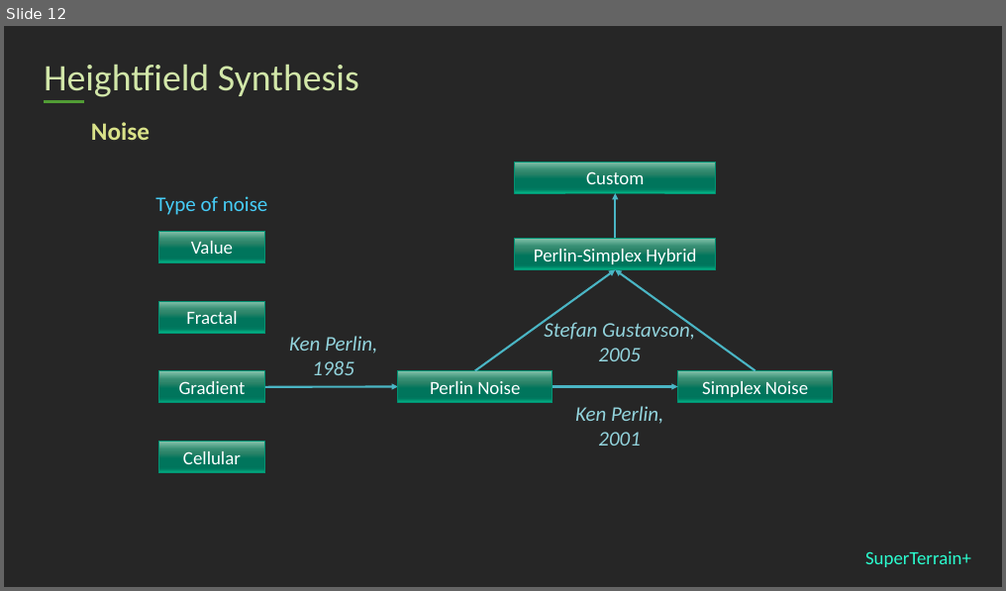
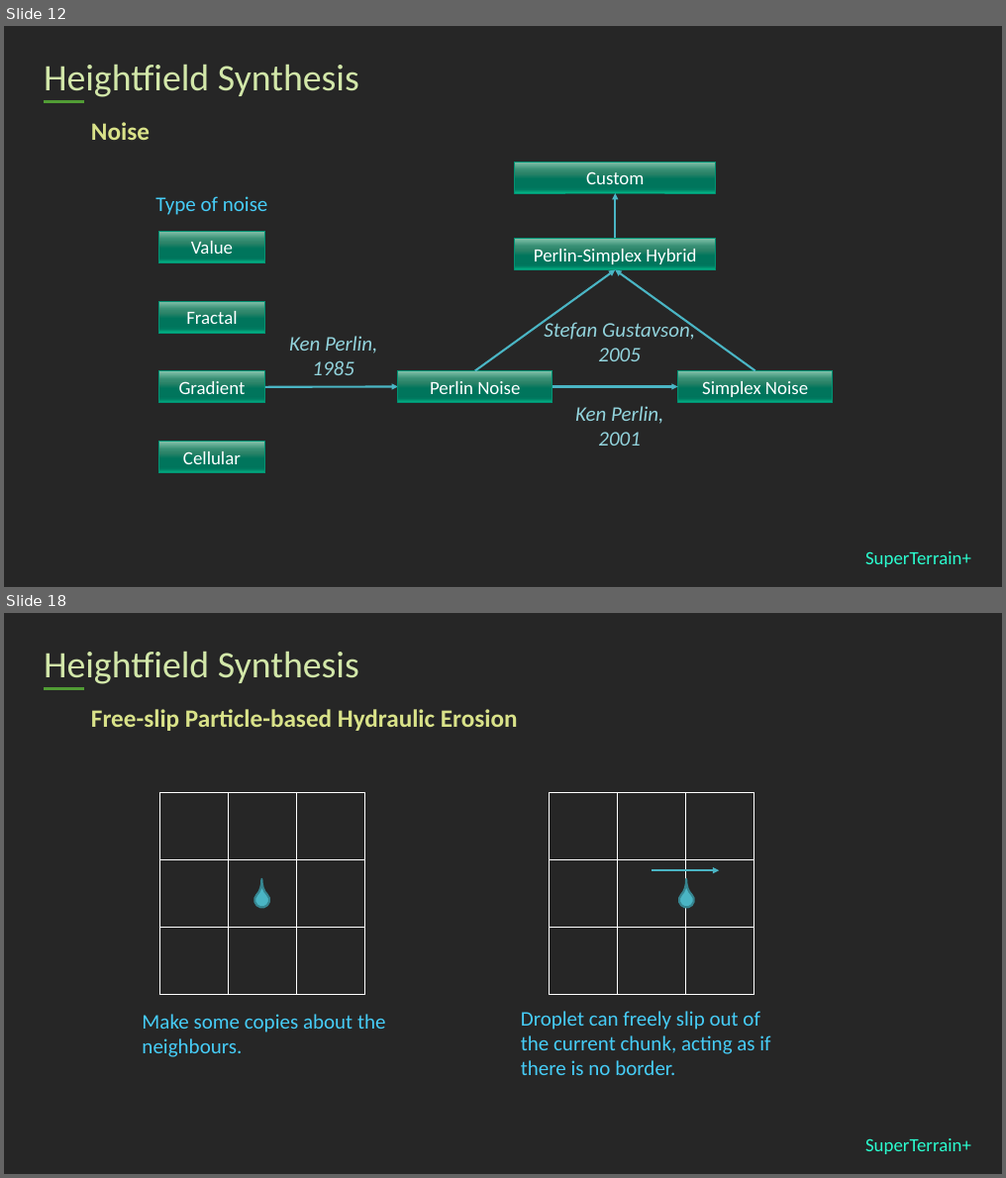
Before and after one commit to stephen-hqxu/superterrainplus, a slide deck: Report/Presentation/stephen-presentation.pptx. Shown one above the other, each under a label of ours: slide 12 before the commit, slides 12 and 18 after it; the slides between them are not shown. The pictures are 1006x591 and 1006x1178 pixels, drawn with LibreOffice and Linux fonts; fonts in the diff are those of the drawing. Boxes give left, top, right and bottom in pixels: in the first picture for what was removed or moved away, otherwise in the second. Text is boxed around its words. In the diff, an @@ line names an element or a change of style, - is before the commit and + after.

```diff
--- a/Report/Presentation/stephen-presentation.pptx
+++ b/Report/Presentation/stephen-presentation.pptx
@@ slide 18 added at bbox=[4, 613, 1002, 1174], background #262626; not listed: 2 template elements that a slide beside it also shows @@
@@ title added at bbox=[44, 651, 359, 684], 36 pt, text #D2E7A9 @@
+Heightfield Synthesis
@@ text added at bbox=[91, 709, 518, 731], 24 pt, text #D9E289, bold @@
+Free-slip Particle-based Hydraulic Erosion
@@ table added at bbox=[159, 793, 364, 995], 3 rows, 3 columns @@
+ |  | 
+ |  | 
+ |  | 
@@ table added at bbox=[549, 793, 753, 995], 3 rows, 3 columns @@
+ |  | 
+ |  | 
+ |  | 
@@ arrow added from (651, 870) to (719, 870), #4AB5C4 2 pt @@
@@ teardrop added at bbox=[252, 890, 273, 911], fill #4AB5C4, outline #378691 2 pt @@
@@ teardrop added at bbox=[676, 890, 697, 911], fill #4AB5C4, outline #378691 2 pt @@
@@ text added at bbox=[142, 1014, 386, 1058], 20 pt, text #46CCF6 @@
+Make some copies about the neighbours.
@@ text added at bbox=[521, 1011, 770, 1075], 20 pt, text #46CCF6 @@
+Droplet can freely slip out of the current chunk, acting as if there is no border.
```
Also in this commit, not shown: 2 slides changed, 14 other slides added, 17 other files.
